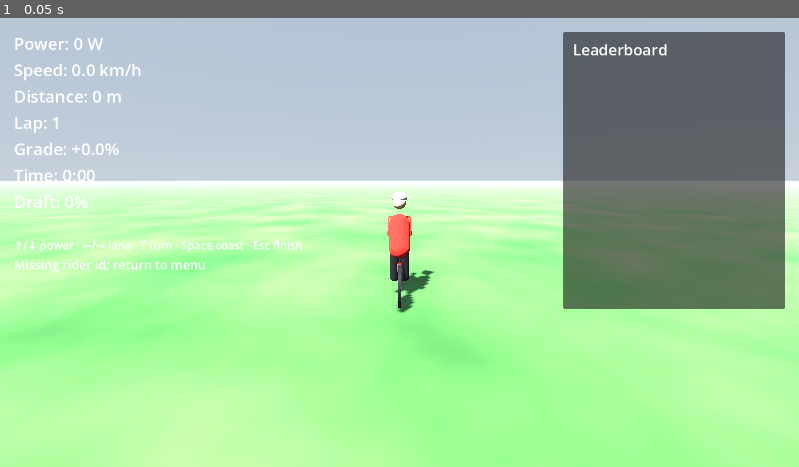
Above: before the commit, frame 1.
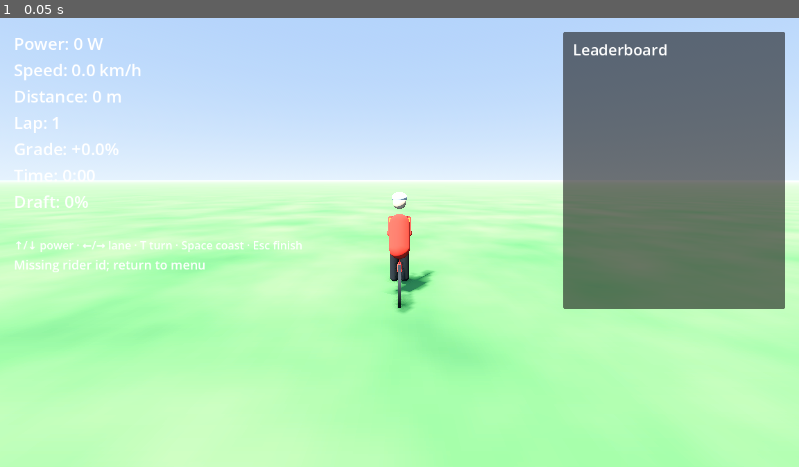
Above: after the commit, the same moment.

Repository: vincentdavis/gotta-bike-fast
Game: Godot game, scene res://scenes/ride.tscn
Two runs of this game, one before a commit and one after it. Both use one fixed random seed, a clock stepped at 60 frames per second and the inputs below. This scene is started directly instead of the project's main scene.
Inputs:
- Up to frame 1 (0.05 s): no input

The runs differ from the first frame. In frame 1, 30% of the frame differs, in the area x 0-100%, y 0-100%.

Commit message:
Visual polish — road texture, sun shadows, SSAO, volumetric fog
Quick-wins pass on world rendering (#1–#4 from the Zwift-look plan).
The mobile renderer was blocking volumetric fog + SSR, so the project
now uses Forward+ (gl_compatibility kept as the .mobile fallback).

Road (_setup_road + new _build_asphalt_material):
- per-vertex UVs on the road mesh, v cycles every 4 m of distance.
- generate_tangents() so the asphalt normal map lights correctly.
- procedural asphalt material from two FastNoiseLite-driven
  NoiseTexture2Ds — one for albedo (dark ramp, fine grain), one set
  as_normal_map for surface micro-bumps. Both seamless, tiled.
- centre dashes brightened to warm bone-white (0.98, 0.97, 0.92)
  with a tiny emission so they punch through fog at distance.

Sun (_setup_sun):
- DirectionalLight3D upgraded from default single-cascade to
  SHADOW_PARALLEL_4_SPLITS, max_distance 200 m, tight near cascade
  (split_1 = 0.06) so the rider's shadow stays crisp.
- sky_mode SKY_MODE_LIGHT_AND_SKY so the procedural sun disc tracks
  the directional light and ambient picks up the warm cast.
- shadow_bias / shadow_normal_bias tuned for our 1 unit = 1 m scene
  scale (the rider's shadow used to detach from his wheels).

Environment (_setup_environment, full rewrite):
- ProceduralSkyMaterial with explicit horizon / top / ground colours
  so the world sits inside a real-looking sky instead of a uniform blue.
- SSAO enabled (radius 1.5, intensity 2.5) — contact darkening kills
  the "everything is floating" look without a perf hit on Forward+.
- SSR enabled at a low budget — bike chrome + road specular highlights
  read as shiny instead of plastic-flat.
- glow enabled (intensity 0.6) for warm sun-edge bloom on dashes.
- volumetric fog replaces flat distance fog: sun-lit, anisotropic,
  injects ambient. Linear fog remains as a thin safety layer beyond
  volumetric_fog_length (250 m) so the heightmap edge doesn't pop.
- adjustment_enabled — saturation 1.15, contrast 1.05 for the
  stylized-hyperreal look. Easy to dial back to 1.0 / 1.0 if it's
  too much for the source palette.

No HUD / road geometry / rider model changes. The biggest visible
upgrade is still ahead in #7 (proper rider/bike model).

Co-Authored-By: Claude Opus 4.7 (1M context) <noreply@anthropic.com>

Diff:
--- a/project.godot
+++ b/project.godot
@@ -12,7 +12,7 @@
 
 config/name="GOTTA_BIKE_FAST"
 run/main_scene="res://scenes/main.tscn"
-config/features=PackedStringArray("4.6", "Mobile")
+config/features=PackedStringArray("4.6", "Forward Plus")
 config/icon="res://icon.svg"
 
 [autoload]
@@ -29,4 +29,5 @@
 [rendering]
 
 rendering_device/driver.windows="d3d12"
-renderer/rendering_method="mobile"
+renderer/rendering_method="forward_plus"
+renderer/rendering_method.mobile="gl_compatibility"
--- a/scripts/world/ride_controller.gd
+++ b/scripts/world/ride_controller.gd
@@ -170,17 +170,80 @@
 func _setup_environment() -> void:
 	var env := Environment.new()
 	env.background_mode = Environment.BG_SKY
+
+	# Procedural sky with a defined sun + ground horizon. ProceduralSkyMaterial
+	# picks up the directional light's direction automatically through the
+	# DirectionalLight3D's sky_mode, so the sun disc tracks the sun rotation
+	# we set in _setup_sun().
 	var sky := Sky.new()
-	sky.sky_material = ProceduralSkyMaterial.new()
+	var sky_mat := ProceduralSkyMaterial.new()
+	sky_mat.sky_top_color = Color(0.38, 0.55, 0.85)
+	sky_mat.sky_horizon_color = Color(0.78, 0.85, 0.92)
+	sky_mat.sky_curve = 0.15
+	sky_mat.ground_bottom_color = Color(0.18, 0.22, 0.26)
+	sky_mat.ground_horizon_color = Color(0.55, 0.62, 0.68)
+	sky_mat.sun_angle_max = 12.0
+	sky_mat.sun_curve = 0.10
+	sky.sky_material = sky_mat
 	env.sky = sky
+
 	env.ambient_light_source = Environment.AMBIENT_SOURCE_SKY
+	env.ambient_light_energy = 0.6   # let shadowed faces stay legible without flattening contrast
 	env.tonemap_mode = Environment.TONE_MAPPER_FILMIC
-	# Distance fog hides the hard edge of the heightmap mesh and softens
-	# the far-distance LOD. Light blue-grey so it matches a hazy sky.
+	env.tonemap_exposure = 1.0
+
+	# SSAO — contact darkening where bike meets road, trees meet ground.
+	# Pulls the world out of "everything is floating" without a perf hit
+	# on Forward+ (default Godot 4 renderer for this project).
+	env.ssao_enabled = true
+	env.ssao_radius = 1.5
+	env.ssao_intensity = 2.5
+	env.ssao_detail = 0.5
+	env.ssao_horizon = 0.06
+	env.ssao_sharpness = 0.98
+
+	# Subtle screen-space reflections — bike chrome + wet pavement read as
+	# shiny instead of plastic-flat. Cheap because the road is matte enough
+	# that very little actually reflects.
+	env.ssr_enabled = true
+	env.ssr_max_steps = 32
+	env.ssr_depth_tolerance = 0.4
+
+	# Light bloom on the brightest highlights (sun edge, dash markings) for
+	# the "lit warmly by a real sun" look.
+	env.glow_enabled = true
+	env.glow_intensity = 0.6
+	env.glow_strength = 1.0
+	env.glow_bloom = 0.1
+
+	# Volumetric fog instead of the older constant-density distance fog.
+	# Receives sun lighting so backlit fog brightens and frontlit fog cools
+	# — gives the world an atmospheric depth cue the linear fog lacked.
+	env.volumetric_fog_enabled = true
+	env.volumetric_fog_density = 0.003
+	env.volumetric_fog_albedo = Color(0.92, 0.94, 0.98)
+	env.volumetric_fog_emission = Color(0.0, 0.0, 0.0)
+	env.volumetric_fog_emission_energy = 0.0
+	env.volumetric_fog_length = 250.0  # in metres along the camera frustum
+	env.volumetric_fog_anisotropy = 0.2
+	env.volumetric_fog_ambient_inject = 0.4
+	env.volumetric_fog_sky_affect = 1.0
+	# Keep a thin layer of cheap distance fog as a safety net beyond the
+	# volumetric fog's range — heightmap mesh edge would otherwise pop.
 	env.fog_enabled = true
-	env.fog_density = 0.0015
-	env.fog_light_color = Color(0.65, 0.72, 0.80)
-	env.fog_aerial_perspective = 0.4
+	env.fog_mode = Environment.FOG_MODE_EXPONENTIAL
+	env.fog_density = 0.0006
+	env.fog_light_color = Color(0.78, 0.85, 0.92)
+	env.fog_aerial_perspective = 0.5
+	env.fog_sky_affect = 0.6
+
+	# Slight saturation + contrast bump for the "stylized hyperreal" look
+	# Zwift / Forza go for. Cheap, dramatic, easy to dial back.
+	env.adjustment_enabled = true
+	env.adjustment_saturation = 1.15
+	env.adjustment_contrast = 1.05
+	env.adjustment_brightness = 1.0
+
 	var world_env := WorldEnvironment.new()
 	world_env.environment = env
 	add_child(world_env)
@@ -642,13 +705,18 @@
 	const LINE_WIDTH := 0.15
 	const DASH_LENGTH := 3.0
 	const DASH_PERIOD := 8.0
+	# UV repeat scale — every TEX_TILE_M metres of road length re-tiles the
+	# asphalt texture once. ~4 m matches the road's own width so the grain
+	# is consistent across both axes regardless of how the camera frames it.
+	const TEX_TILE_M := 4.0
 	if _course_path.size() < 2:
 		return
 
 	# Asphalt: one ArrayMesh assembled from quads whose corners use the
 	# pre-computed waypoint right vectors. Sharing corners between adjacent
 	# segments (miter join) keeps the surface continuous through turns
-	# with no visible seams.
+	# with no visible seams. UVs are set per-vertex so the procedural
+	# asphalt texture tiles down the road's length without stretching.
 	var asphalt := SurfaceTool.new()
 	asphalt.begin(Mesh.PRIMITIVE_TRIANGLES)
 	var half_w := ROAD_WIDTH * 0.5
@@ -664,31 +732,29 @@
 		var right0 := pos0 + r0 * half_w
 		var left1 := pos1 - r1 * half_w
 		var right1 := pos1 + r1 * half_w
+		# v cycles every TEX_TILE_M of distance-along-path; u maps the road
+		# width to [0, 1]. A small lateral repeat (uv1_scale on the material)
+		# packs more grain per metre once both maps are in place.
+		var v0: float = float(p0["distance_m"]) / TEX_TILE_M
+		var v1: float = float(p1["distance_m"]) / TEX_TILE_M
 		# Two triangles forming the quad. CCW from above so the surface
 		# normal points +Y (up) — visible to a camera looking down at it.
-		asphalt.add_vertex(left0)
-		asphalt.add_vertex(right0)
-		asphalt.add_vertex(left1)
-		asphalt.add_vertex(right0)
-		asphalt.add_vertex(right1)
-		asphalt.add_vertex(left1)
+		asphalt.set_uv(Vector2(0.0, v0)); asphalt.add_vertex(left0)
+		asphalt.set_uv(Vector2(1.0, v0)); asphalt.add_vertex(right0)
+		asphalt.set_uv(Vector2(0.0, v1)); asphalt.add_vertex(left1)
+		asphalt.set_uv(Vector2(1.0, v0)); asphalt.add_vertex(right0)
+		asphalt.set_uv(Vector2(1.0, v1)); asphalt.add_vertex(right1)
+		asphalt.set_uv(Vector2(0.0, v1)); asphalt.add_vertex(left1)
 	asphalt.generate_normals()
+	asphalt.generate_tangents()  # needed for the asphalt normal map to light correctly
 	var asphalt_inst := MeshInstance3D.new()
 	asphalt_inst.mesh = asphalt.commit()
-	var asphalt_mat := StandardMaterial3D.new()
-	asphalt_mat.albedo_color = Color(0.18, 0.18, 0.20)
-	asphalt_mat.roughness = 0.85
-	# Render both sides so the road is visible whether the camera is above
-	# (normal day looking down a flat road) or below (looking up at a
-	# climbing road ahead). A real road only has one side, but here we
-	# don't have terrain underneath, so the underside being visible costs
-	# nothing visually.
-	asphalt_mat.cull_mode = BaseMaterial3D.CULL_DISABLED
-	asphalt_inst.material_override = asphalt_mat
+	asphalt_inst.material_override = _build_asphalt_material()
 	add_child(asphalt_inst)
 
 	# Dashed centre line — short rectangles laid along the path tangent
-	# at regular distance intervals.
+	# at regular distance intervals. Bright bone-white now and slightly
+	# elevated so SSAO doesn't darken the leading edge.
 	var dashes := SurfaceTool.new()
 	dashes.begin(Mesh.PRIMITIVE_TRIANGLES)
 	var dash_half_w := LINE_WIDTH * 0.5
@@ -719,10 +785,76 @@
 	var dash_inst := MeshInstance3D.new()
 	dash_inst.mesh = dashes.commit()
 	var dash_mat := StandardMaterial3D.new()
-	dash_mat.albedo_color = Color(0.92, 0.92, 0.78)
+	dash_mat.albedo_color = Color(0.98, 0.97, 0.92)  # crisp warm white
+	dash_mat.roughness = 0.55
+	dash_mat.emission_enabled = true
+	dash_mat.emission = Color(0.20, 0.20, 0.18)  # tiny self-emit so dashes punch through fog
+	dash_mat.emission_energy_multiplier = 0.4
 	dash_mat.cull_mode = BaseMaterial3D.CULL_DISABLED
 	dash_inst.material_override = dash_mat
 	add_child(dash_inst)
+
+
+# --- Road materials (procedural, generated once per ride) ---
+
+func _build_asphalt_material() -> StandardMaterial3D:
+	# Two coupled textures generated from FastNoiseLite:
+	#   1. albedo — high-frequency grayscale grain ramped through a narrow
+	#      dark band (asphalt is almost-but-not-quite black, gets darker
+	#      after the rain reading on day-1 cyclist photos).
+	#   2. normal — same noise re-derived through NoiseTexture2D's
+	#      as_normal_map for surface micro-bumps. Lit dynamically by the
+	#      sun so the road gets specular highlights as the camera pans.
+	#
+	# Both tile seamlessly so the per-vertex UVs in _setup_road wrap
+	# without visible joints.
+
+	var albedo_noise := FastNoiseLite.new()
+	albedo_noise.noise_type = FastNoiseLite.TYPE_PERLIN
+	albedo_noise.frequency = 0.85
+	albedo_noise.fractal_octaves = 4
+	albedo_noise.fractal_lacunarity = 2.2
+	albedo_noise.fractal_gain = 0.55
+
+	var albedo_tex := NoiseTexture2D.new()
+	albedo_tex.noise = albedo_noise
+	albedo_tex.width = 512
+	albedo_tex.height = 512
+	albedo_tex.seamless = true
+	albedo_tex.seamless_blend_skirt = 0.10
+	var ramp := Gradient.new()
+	ramp.set_color(0, Color(0.08, 0.08, 0.09))
+	ramp.set_color(1, Color(0.26, 0.26, 0.27))
+	albedo_tex.color_ramp = ramp
+
+	# Normal map from a sibling noise — slightly higher frequency to read
+	# as the asphalt aggregate (small stones) rather than coarse rolls.
+	var normal_noise := FastNoiseLite.new()
+	normal_noise.noise_type = FastNoiseLite.TYPE_PERLIN
+	normal_noise.frequency = 1.6
+	normal_noise.fractal_octaves = 3
+	var normal_tex := NoiseTexture2D.new()
+	normal_tex.noise = normal_noise
+	normal_tex.width = 512
+	normal_tex.height = 512
+	normal_tex.seamless = true
+	normal_tex.seamless_blend_skirt = 0.10
+	normal_tex.as_normal_map = true
+	normal_tex.bump_strength = 4.0
+
+	var mat := StandardMaterial3D.new()
+	mat.albedo_texture = albedo_tex
+	mat.normal_enabled = true
+	mat.normal_texture = normal_tex
+	mat.normal_scale = 0.55
+	mat.roughness = 0.78
+	mat.metallic = 0.0
+	# Sub-metre lateral repeat × longer along-road tile — asphalt grain is
+	# small and isotropic, so we want a lot of repetitions per visible
+	# metre, not stretched ribbons down the centerline.
+	mat.uv1_scale = Vector3(2.0, 1.0, 1.0)
+	mat.cull_mode = BaseMaterial3D.CULL_DISABLED
+	return mat
 
 
 func _setup_markers() -> void:
@@ -861,10 +993,38 @@
 
 
 func _setup_sun() -> void:
+	# Mid-morning sun: high enough to throw long-but-not-flat shadows along
+	# the road, off-axis enough that climbing turns face into and away from
+	# light so the heightmap mesh reads as three-dimensional.
 	var sun := DirectionalLight3D.new()
+	sun.rotation_degrees = Vector3(-55, -35, 0)
+	sun.light_energy = 1.4
+	sun.light_color = Color(1.0, 0.97, 0.92)  # warm sunlight, faint amber cast
+
+	# Parallel split shadow maps — four cascades give crisp shadows under
+	# the rider while still covering scenery out to ~200 m without the
+	# perspective-aliasing "blocky shadow" look one big map produces.
 	sun.shadow_enabled = true
-	sun.rotation_degrees = Vector3(-55, -35, 0)
-	sun.light_energy = 1.2
+	sun.directional_shadow_mode = DirectionalLight3D.SHADOW_PARALLEL_4_SPLITS
+	sun.directional_shadow_max_distance = 200.0
+	sun.directional_shadow_split_1 = 0.06   # tight near cascade for the bike/rider
+	sun.directional_shadow_split_2 = 0.18
+	sun.directional_shadow_split_3 = 0.45
+	sun.directional_shadow_fade_start = 0.85
+	sun.directional_shadow_blend_splits = true
+	# Bias settings that work for our scene scale (1 unit = 1 m, mostly
+	# flat-ish terrain). Lower-than-default normal bias prevents the
+	# rider's shadow from detaching from his wheels on the road.
+	sun.shadow_bias = 0.05
+	sun.shadow_normal_bias = 1.5
+	sun.shadow_blur = 1.2
+
+	# Let the sun light the sky shader directly so the procedural sun disc
+	# matches our directional light direction, and skybox lighting shows up
+	# in ambient. Without this the sky disc would be static and ambient
+	# wouldn't pick up the warm cast.
+	sun.sky_mode = DirectionalLight3D.SKY_MODE_LIGHT_AND_SKY
+
 	add_child(sun)
 
 
